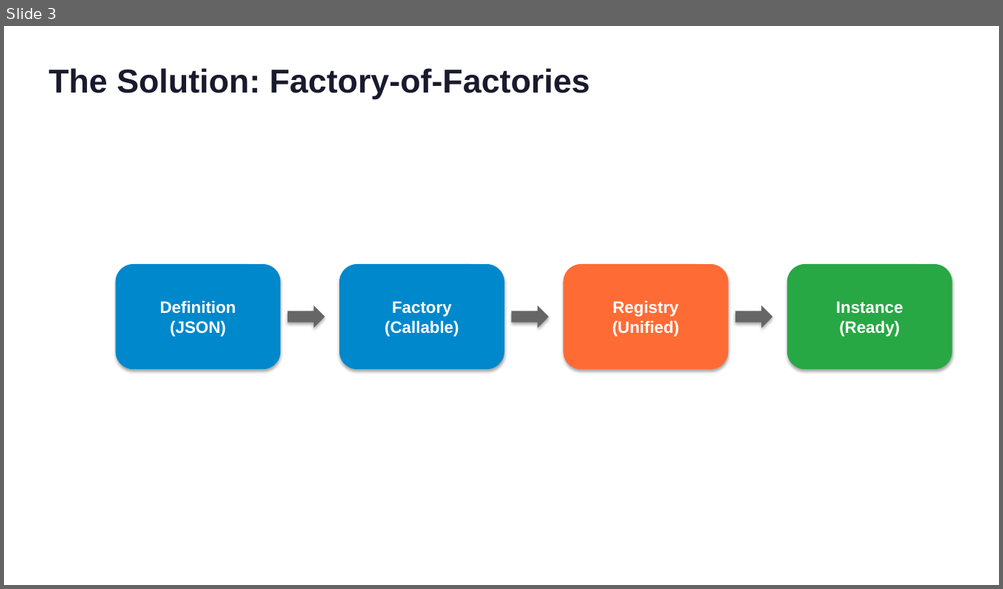
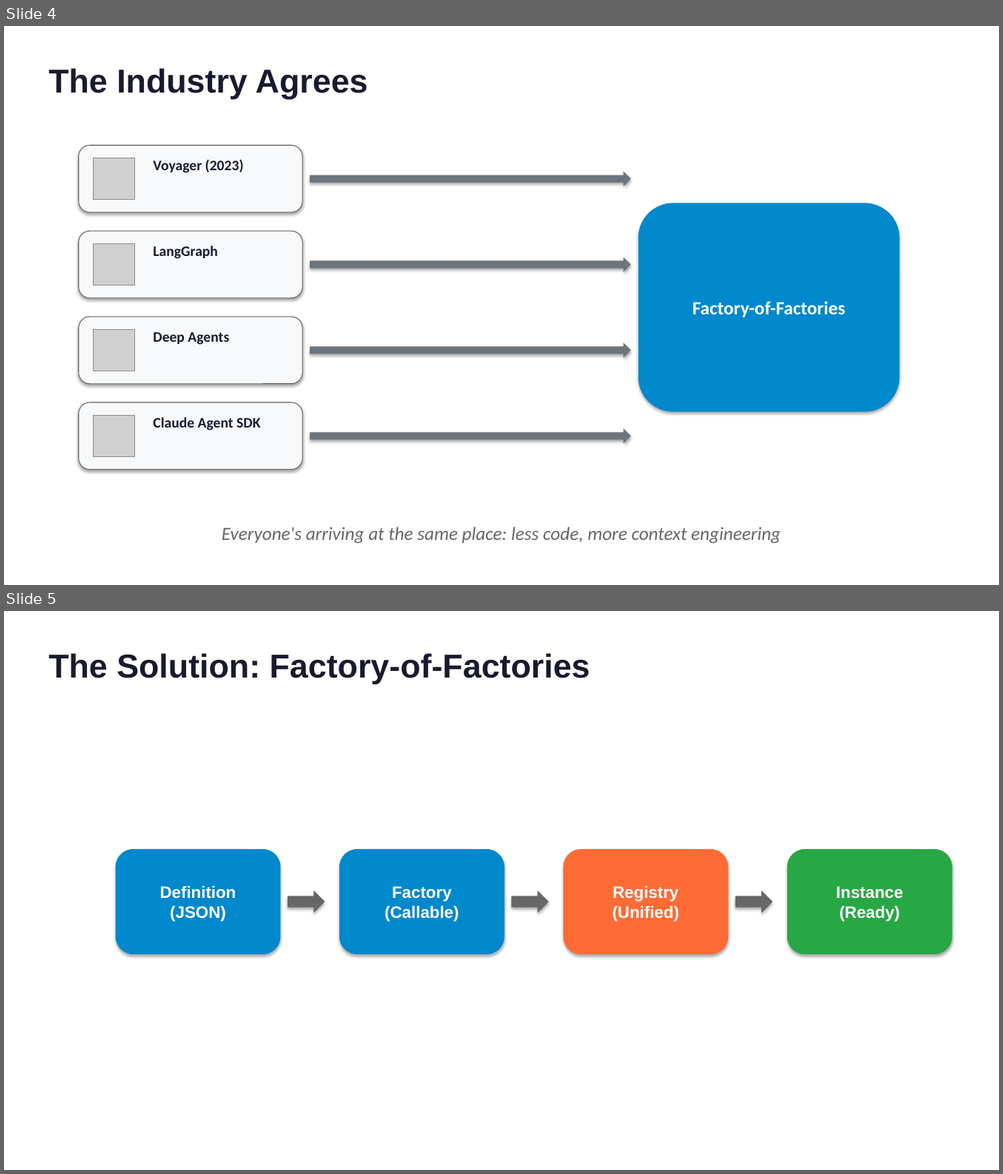
Before and after one commit to RPirruccio/lightning-agents, a slide deck: presentation/output/lightning-agents.pptx. Shown one above the other, each under a label of ours: slide 3 before the commit, slides 4 and 5 after it. The pictures are 1003x589 and 1003x1174 pixels, drawn with LibreOffice and Linux fonts; fonts in the diff are those of the drawing; grey boxes stand for pictures. Boxes give left, top, right and bottom in pixels: in the first picture for what was removed or moved away, otherwise in the second. Text is boxed around its words. In the diff, an @@ line names an element or a change of style, - is before the commit and + after.

```diff
--- a/presentation/output/lightning-agents.pptx
+++ b/presentation/output/lightning-agents.pptx
@@ slide 4 added at bbox=[4, 26, 999, 585], background #FFFFFF @@
@@ text added at bbox=[48, 68, 368, 99], 32 pt, text #1A1A2E, bold @@
+The Industry Agrees
@@ rounded rectangle added at bbox=[79, 145, 302, 212], fill #F8F9FA, outline #666666 0.75 pt @@
@@ picture added at bbox=[94, 158, 134, 199] @@
@@ text added at bbox=[153, 159, 244, 173], 14 pt, text #1A1A2E, bold @@
+Voyager (2023)
@@ right arrow added at bbox=[310, 172, 631, 187], fill #6C757D @@
@@ rounded rectangle added at bbox=[638, 204, 899, 412], fill #0088CC, 18 pt, text #FFFFFF, bold @@
+Factory-of-Factories
@@ rounded rectangle added at bbox=[79, 231, 302, 298], fill #F8F9FA, outline #666666 0.75 pt @@
@@ picture added at bbox=[94, 244, 134, 285] @@
@@ text added at bbox=[153, 246, 218, 259], 14 pt, text #1A1A2E, bold @@
+LangGraph
@@ right arrow added at bbox=[310, 258, 631, 272], fill #6C757D @@
@@ rounded rectangle added at bbox=[79, 317, 302, 384], fill #F8F9FA, outline #666666 0.75 pt @@
@@ picture added at bbox=[94, 330, 134, 372] @@
@@ text added at bbox=[153, 332, 229, 345], 14 pt, text #1A1A2E, bold @@
+Deep Agents
@@ right arrow added at bbox=[310, 343, 631, 358], fill #6C757D @@
@@ rounded rectangle added at bbox=[79, 403, 302, 470], fill #F8F9FA, outline #666666 0.75 pt @@
@@ picture added at bbox=[94, 415, 134, 457] @@
@@ text added at bbox=[153, 417, 260, 431], 14 pt, text #1A1A2E, bold @@
+Claude Agent SDK
@@ right arrow added at bbox=[310, 429, 631, 444], fill #6C757D @@
@@ text added at bbox=[222, 527, 780, 544], 18 pt, text #666666, italic @@
+Everyone's arriving at the same place: less code, more context engineering
@@ what was slide 3 is now slide 5 @@
```
Also in this commit, not shown: 6 slides changed, 2 other slides added, 2 slides removed, 25 other files.
